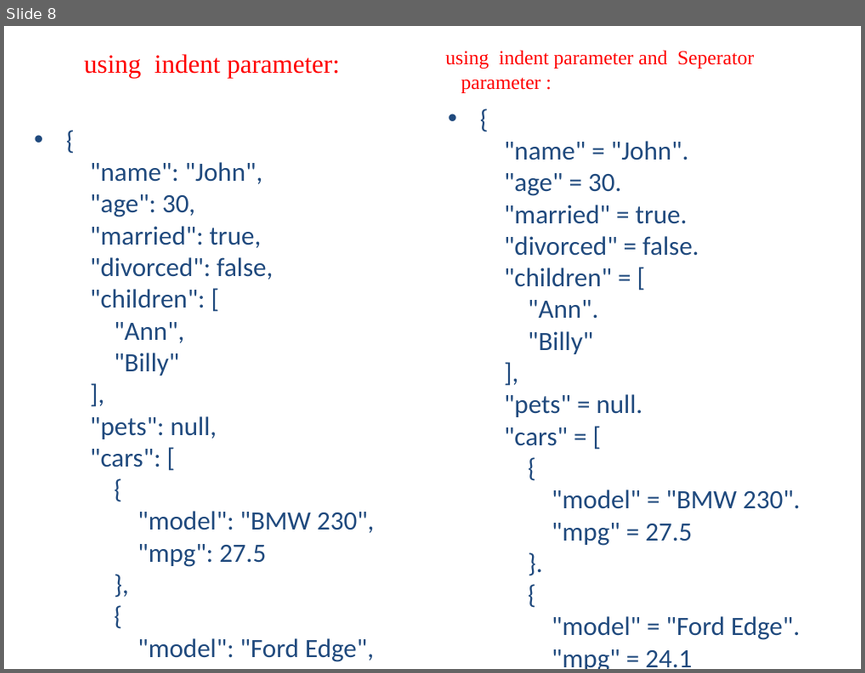
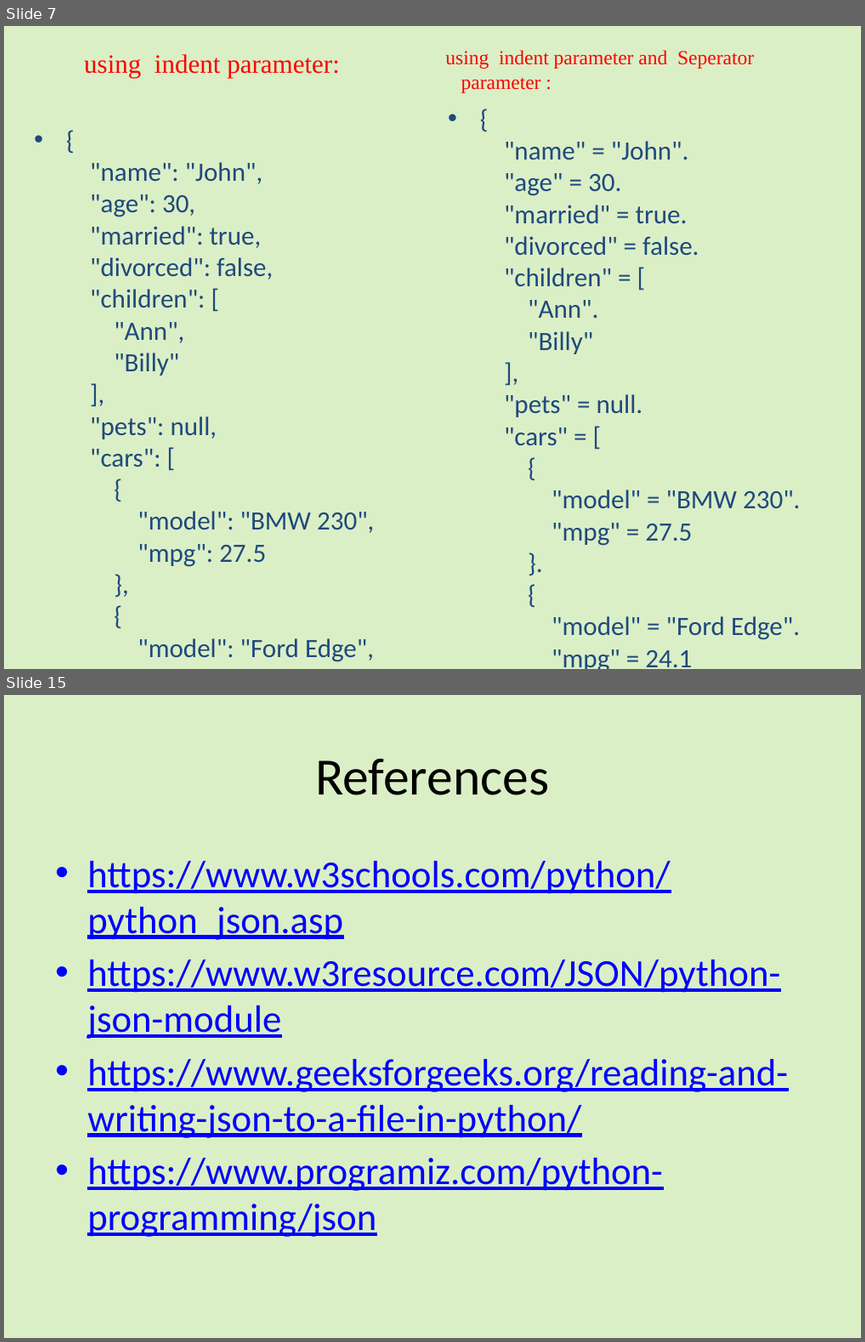
Before and after one commit to jaseela65/python_newPrgm, a slide deck: JSON in Python.pptx. Shown one above the other, each under a label of ours: slide 8 before the commit, slides 7 and 15 after it; the slides between them are not shown. The pictures are 865x673 and 865x1342 pixels, drawn with LibreOffice and Linux fonts; fonts in the diff are those of the drawing. Boxes give left, top, right and bottom in pixels: in the first picture for what was removed or moved away, otherwise in the second. Text is boxed around its words. In the diff, an @@ line names an element or a change of style, - is before the commit and + after.

```diff
--- a/JSON in Python.pptx
+++ b/JSON in Python.pptx
@@ slide 15 added at box(4, 695, 861, 1338), background #92D050 at 32% opacity @@
@@ title added at box(315, 758, 549, 795), 44 pt, text #000000 @@
+References
@@ text added at box(87, 861, 788, 1236), 32 pt, text #0000FF, underline @@
+• https://www.w3schools.com/python/python_json.asp
+• https://www.w3resource.com/JSON/python-json-module
+• https://www.geeksforgeeks.org/reading-and-writing-json-to-a-file-in-python/
+• https://www.programiz.com/python-programming/json
@@ what was slide 8 is now slide 7 @@
@@ slide 7 changed as well @@
@@ background #FFFFFF to #92D050 at 32% opacity @@
```
Also in this commit, not shown: 7 other slides changed, 6 other slides added, 2 slides removed.
